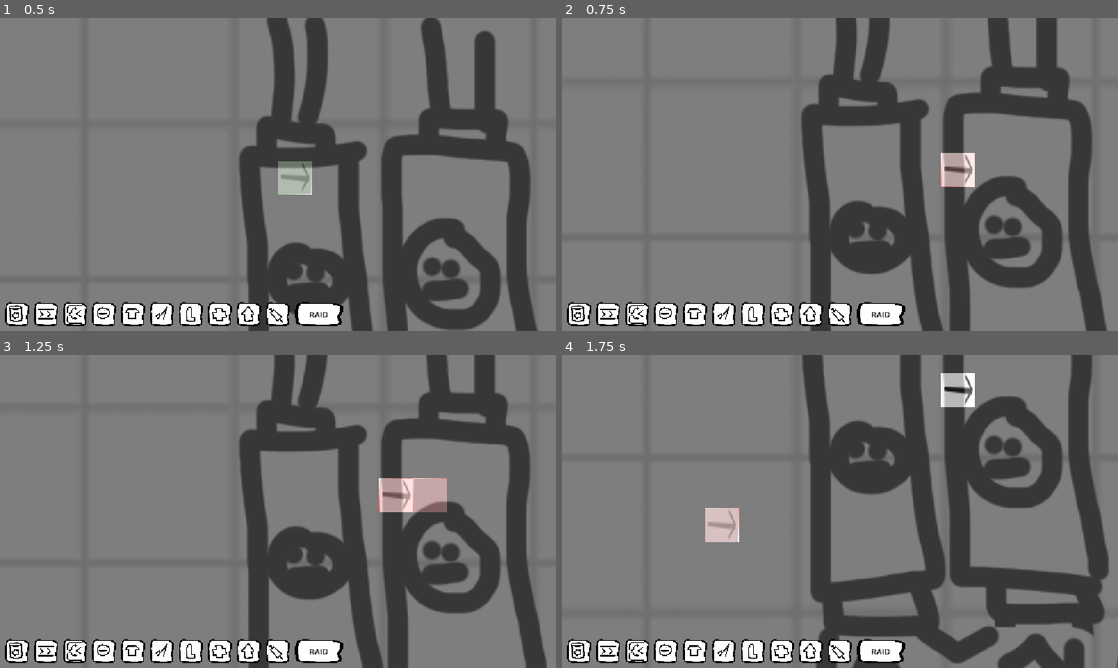
Above: before the commit, frames 1-4 (two rows, left to right).
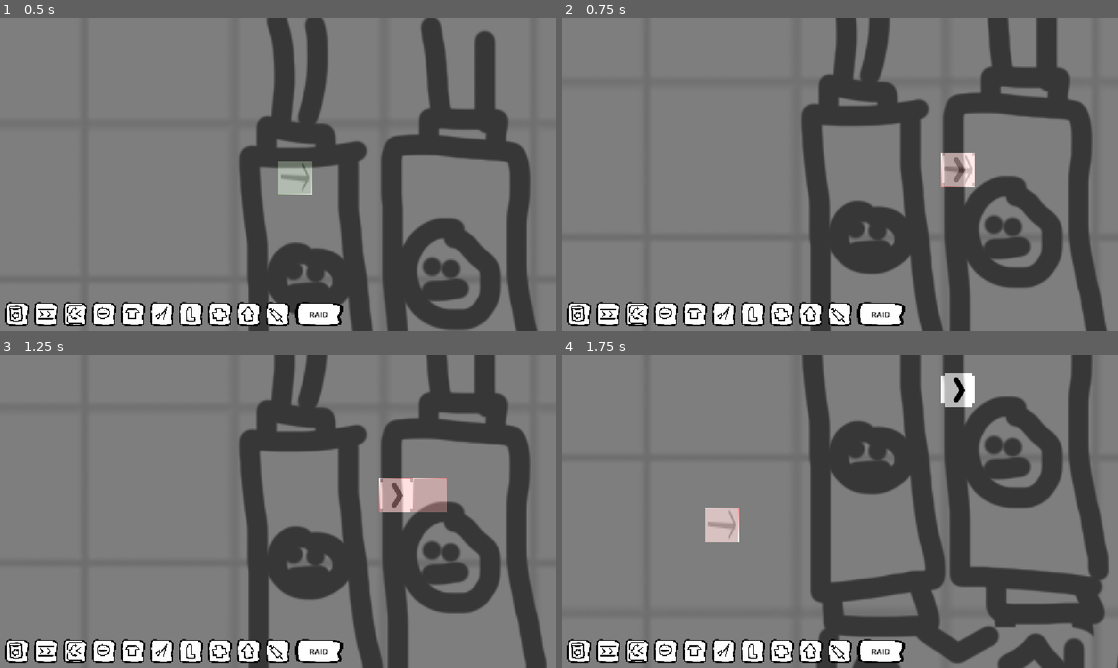
Above: after the commit, the same moments.

Repository: Schlutzkrapfen/Camara-Game
Game: Godot game, scene res://Levels/main_scene_RobertTesting.tscn
The game is run twice, just before and just after one commit, with the same random seed, the same clock (stepped at 60 frames per second) and the same inputs. This scene is started directly instead of the project's main scene.
Inputs (mouse positions are in pixels of both pictures, inside the frame that each line leads up to):
- Up to frame 1 (0.5 s): no input
- Up to frame 2 (0.75 s): tap Enter at 0.5 s; move the mouse to (962, 158) at 0.52 s; hold D from 0.53 s (still down); tap 2 (Belt) at 0.6 s; click (962, 158) at 0.67 s
- Up to frame 3 (1.25 s): keep holding D; tap Space at 0.77 s; tap 4 (HeadFactory) at 0.8 s
- Up to frame 4 (1.75 s): move the mouse to (728, 527) at 1.27 s; release D at 1.28 s; hold S from 1.28 s (still down); tap 4 (HeadFactory) at 1.35 s; tap Space at 1.52 s; tap 2 (Belt) at 1.55 s

Frame 1 is identical in both runs. In frame 2, 0.2% of the frame differs, in the area x 68-75%, y 43-54%; in frame 3, 0.2%; in frame 4, 0.2%, in the area x 68-75%, y 5-17%.

Commit message:
MainScene maybe

Diff:
--- a/Levels/main_scene_RobertTesting.tscn
+++ b/Levels/main_scene_RobertTesting.tscn
@@ -1,13 +1,14 @@
 [gd_scene format=3 uid="uid://dsmrf3r26mbjx"]
 
-[ext_resource type="Texture2D" uid="uid://d3jnlwymjk0yl" path="res://assets/Protype Factory/conver Belt.png" id="1_iuxem"]
 [ext_resource type="Script" uid="uid://qc7ohwp5cnrk" path="res://script/CameraController.gd" id="1_q6pkb"]
 [ext_resource type="Texture2D" uid="uid://dab8ry1vc6pti" path="res://assets/Protype Factory/factory.png" id="2_2d3ho"]
+[ext_resource type="Texture2D" uid="uid://ctv77pkrn66by" path="res://assets/Sprites/Factories/ConveyorBelt.png" id="2_5mrl6"]
 [ext_resource type="Texture2D" uid="uid://b5w0sxaixnlhk" path="res://assets/Protype Factory/splitter.png" id="3_q6pkb"]
 [ext_resource type="Texture2D" uid="uid://d27i4qnwa0txv" path="res://assets/Protype Factory/headfactory.png" id="4_fo3dw"]
 [ext_resource type="Texture2D" uid="uid://cjxdymamhuqj0" path="res://assets/Protype Factory/goofactory.png" id="5_sf7bd"]
 [ext_resource type="Script" uid="uid://b7r4n585kvy5" path="res://script/spawner.gd" id="6_814nw"]
 [ext_resource type="Script" uid="uid://bko1gb6s0qt05" path="res://Levels/flow_field.gd" id="7_5mrl6"]
+[ext_resource type="Texture2D" uid="uid://cox70khsxs566" path="res://assets/Sprites/Factories/HeadFactory.png" id="7_e6hx3"]
 [ext_resource type="Texture2D" uid="uid://cklbh2npgj3ln" path="res://assets/BuildingCheck/Right.png" id="8_e6hx3"]
 [ext_resource type="Texture2D" uid="uid://d3ps21yld861w" path="res://assets/BuildingCheck/Wrong.png" id="9_4vxro"]
 [ext_resource type="Script" uid="uid://dw655442tyxqd" path="res://script/check_if_build.gd" id="10_kq7mr"]
@@ -18,7 +19,7 @@
 [ext_resource type="Script" uid="uid://do8dom7rcdpjx" path="res://script/globals/GameManager.gd" id="15_sf7bd"]
 
 [sub_resource type="TileSetAtlasSource" id="TileSetAtlasSource_mne4e"]
-texture = ExtResource("1_iuxem")
+texture = ExtResource("2_5mrl6")
 texture_region_size = Vector2i(100, 100)
 0:0/0 = 0
 
@@ -50,6 +51,12 @@
 1:1/0 = 0
 0:1/0 = 0
 
+[sub_resource type="TileSetAtlasSource" id="TileSetAtlasSource_5mrl6"]
+texture = ExtResource("7_e6hx3")
+texture_region_size = Vector2i(100, 100)
+0:0/0 = 0
+1:0/0 = 0
+
 [sub_resource type="TileSet" id="TileSet_nacyp"]
 tile_size = Vector2i(100, 100)
 sources/1 = SubResource("TileSetAtlasSource_72q2g")
@@ -57,6 +64,7 @@
 sources/2 = SubResource("TileSetAtlasSource_mc1i1")
 sources/4 = SubResource("TileSetAtlasSource_qs7lm")
 sources/3 = SubResource("TileSetAtlasSource_kumpi")
+sources/5 = SubResource("TileSetAtlasSource_5mrl6")
 
 [sub_resource type="TileSetAtlasSource" id="TileSetAtlasSource_8rkvs"]
 texture = ExtResource("8_e6hx3")
